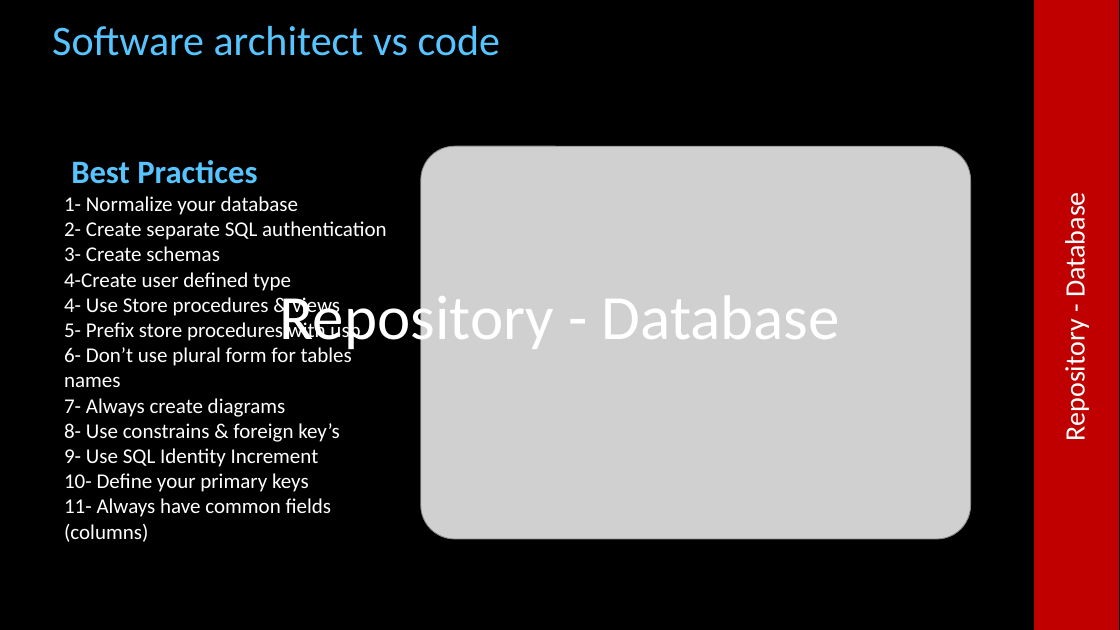
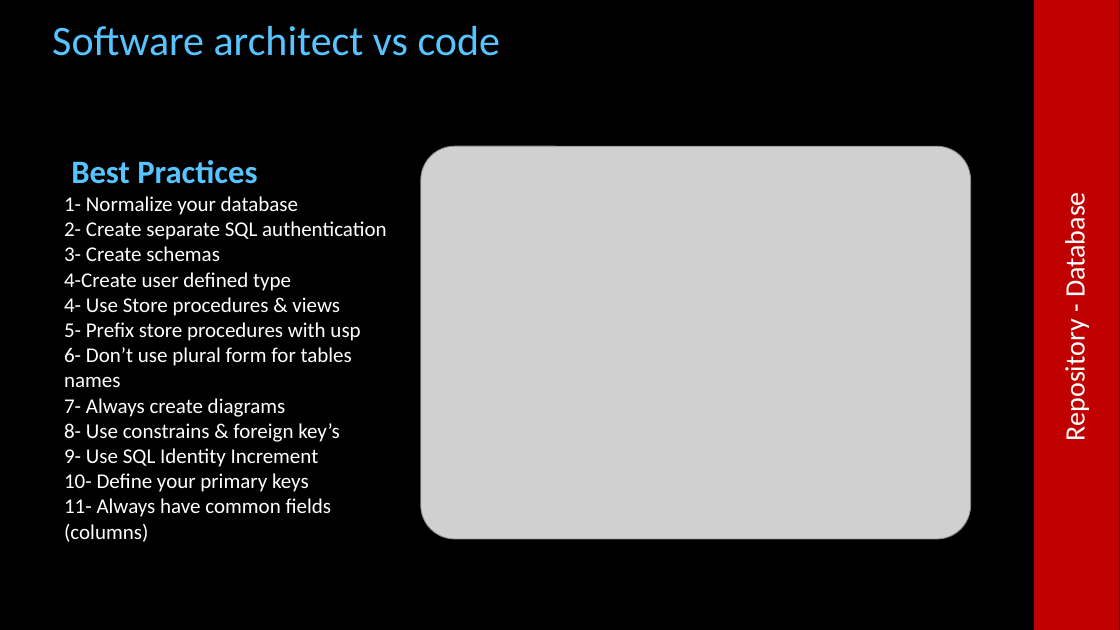
Before and after one commit to cfclick/CFSummit2016, a slide deck: slide 23 of powerpoint/architect/Architectural Perspective for ColdFusion Applications.pptx. Drawn at 1120x630 pixels with LibreOffice and Linux fonts; fonts in the diff are those of the drawing; grey boxes stand for pictures; background and template pictures are left out. Boxes give left, top, right and bottom in pixels: in the first picture for what was removed or moved away, otherwise in the second. Text is boxed around its words. In the diff, an @@ line names an element or a change of style, - is before the commit and + after.

```diff
--- a/powerpoint/architect/Architectural Perspective for ColdFusion Applications.pptx
+++ b/powerpoint/architect/Architectural Perspective for ColdFusion Applications.pptx
@@ text removed at (x1=280, y1=287, x2=840, y2=355) @@
-Repository - Database
```
Also in this commit, not shown: 3 other slides changed, 3 slides added, 1 slide removed, 51 other files.
